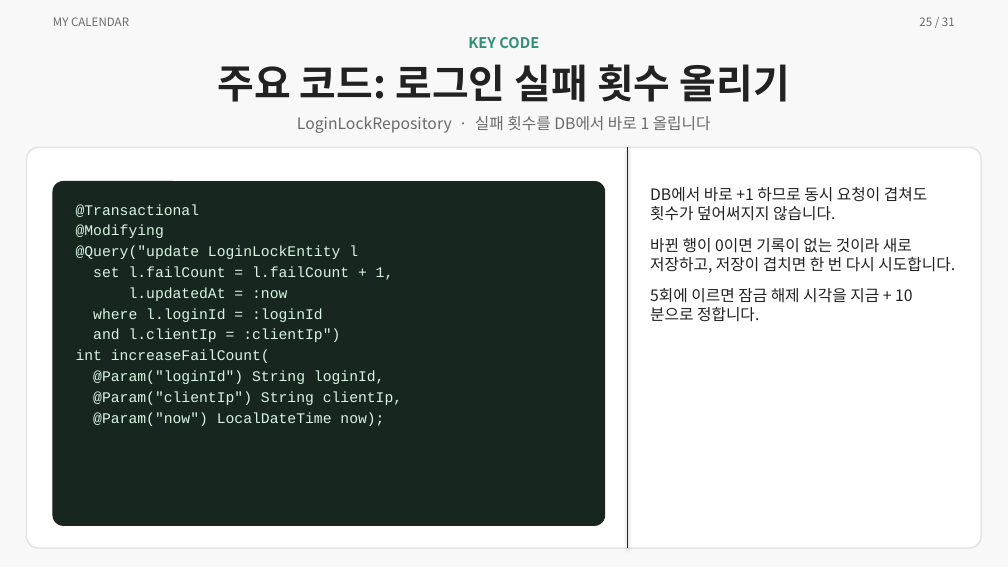
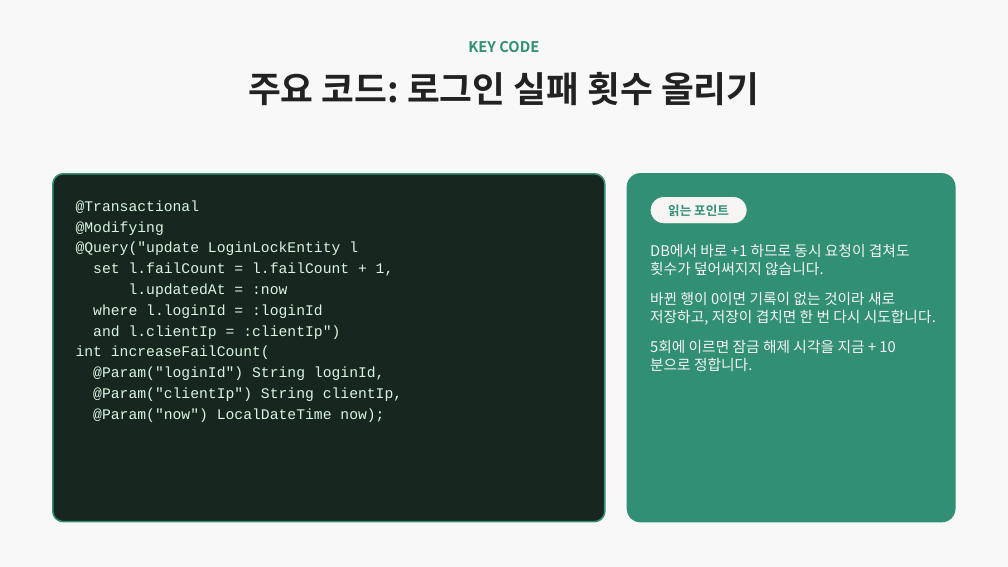
Before and after one commit to ho8566z/calendar-bot_word, a slide deck: slide 23 of ppt/개인 프로젝트.pptx (slide 25 before the commit). Drawn at 1008x567 pixels with LibreOffice and Linux fonts; fonts in the diff are those of the drawing. Boxes give left, top, right and bottom in pixels: in the first picture for what was removed or moved away, otherwise in the second. Text is boxed around its words. In the diff, an @@ line names an element or a change of style, - is before the commit and + after.

```diff
--- a/ppt/개인 프로젝트.pptx
+++ b/ppt/개인 프로젝트.pptx
@@ text removed at box(53, 17, 129, 26) @@
-MY CALENDAR
@@ text removed at box(919, 17, 955, 26) @@
-25 / 31
@@ text "KEY CODE": place and size @@
-text "KEY CODE" at box(468, 37, 539, 48)
+text "KEY CODE" at box(468, 41, 539, 52)
@@ text "주요 코드: 로그인 실패 횟수 ...": place and size @@
-text "주요 코드: 로그인 실패 횟수 ..." at box(217, 64, 790, 102)
+text "주요 코드: 로그인 실패 횟수 ..." at box(248, 72, 759, 106)
@@ text "주요 코드: 로그인 실패 횟수 ..." at box(248, 72, 759, 106): size 38 to 34 pt @@
@@ text removed at box(297, 116, 711, 133) @@
-LoginLockRepository · 실패 횟수를 DB에서 바로 1 올립니다
@@ rounded rectangle removed at box(26, 147, 982, 548) @@
@@ line removed from (628, 147) to (628, 548) @@
@@ rounded rectangle: place and size @@
-rounded rectangle at box(53, 181, 605, 526)
+rounded rectangle at box(53, 174, 605, 522)
@@ rounded rectangle at box(53, 174, 605, 522): outline #222222 0.8 pt to #318F75 1.5 pt @@
@@ rounded rectangle added at box(628, 174, 955, 522), fill #318F75, outline #318F75 1.5 pt @@
@@ text "@Transactional": place and size @@
-text "@Transactional" at box(76, 204, 402, 426)
+text "@Transactional" at box(76, 200, 402, 422)
@@ rounded rectangle added at box(650, 197, 747, 224), fill #F6F5F4, outline #318F75 0.8 pt, 12 pt, text #318F75, bold @@
+읽는 포인트
@@ text "DB에서 바로 +1 하므로 동시 ...": place and size @@
-text "DB에서 바로 +1 하므로 동시 ..." at box(650, 187, 955, 322)
+text "DB에서 바로 +1 하므로 동시 ..." at box(650, 244, 936, 371)
@@ text "DB에서 바로 +1 하므로 동시 ..." at box(650, 244, 936, 371): size 15 to 14 pt, text colour #222222 to #F6F5F4 @@
```
Also in this commit, not shown: 26 other slides changed, 2 slides added, 4 slides removed.
